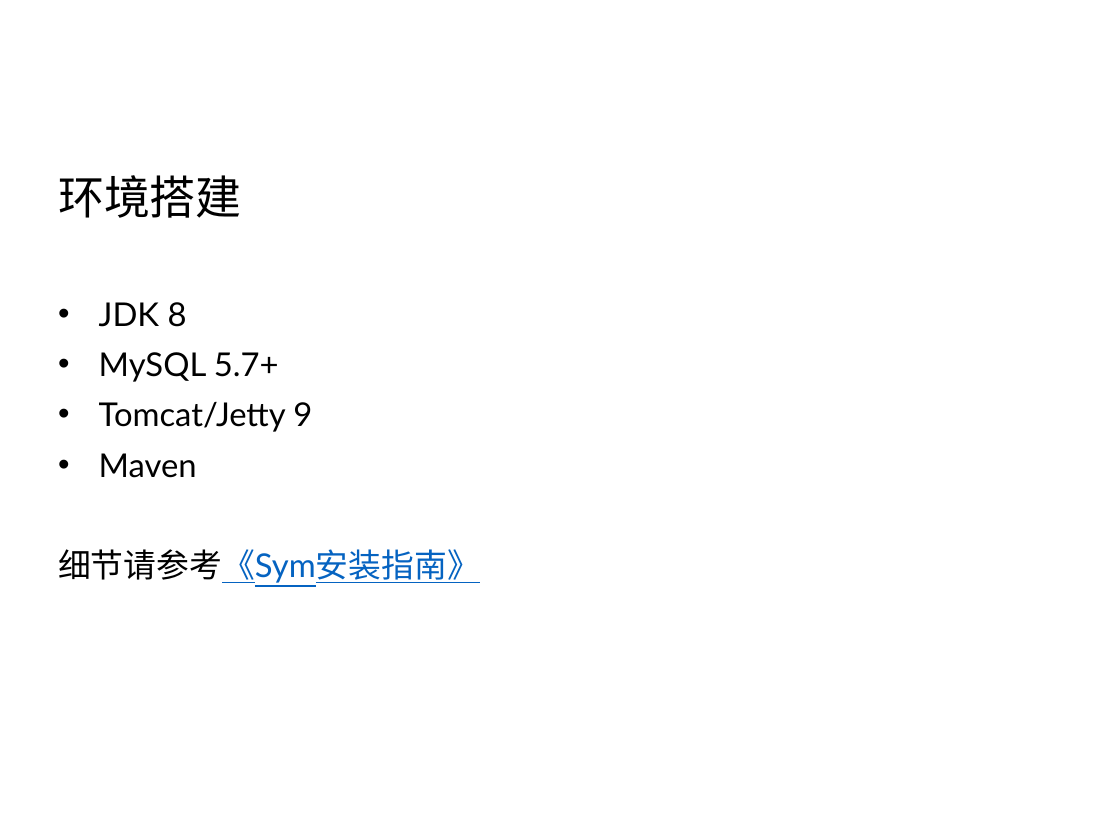
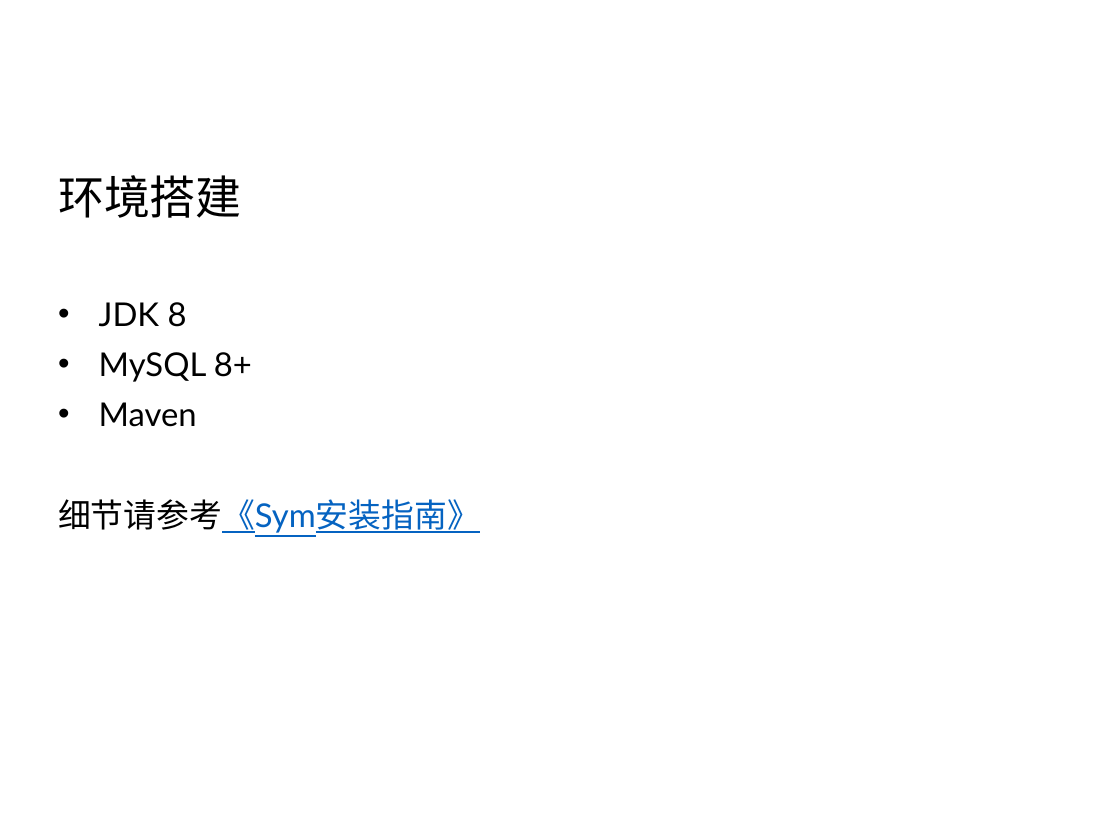
Before and after one commit to Vanessa219/b3log-index, a slide deck: slide 19 of src/sym/syme-intro.pptx (slide 18 before the commit). Drawn at 1120x840 pixels with LibreOffice and Linux fonts; fonts in the diff are those of the drawing; background and template pictures are left out. Boxes give left, top, right and bottom in pixels: in the first picture for what was removed or moved away, otherwise in the second. Text is boxed around its words. In the diff, an @@ line names an element or a change of style, - is before the commit and + after.

```diff
--- a/src/sym/syme-intro.pptx
+++ b/src/sym/syme-intro.pptx
@@ text at [99, 352, 252, 382]: text changed @@
-• MySQL 5.7+
-• Tomcat/Jetty 9
+• MySQL 8+
```
Also in this commit, not shown: 9 other slides changed, 1 slide added.
